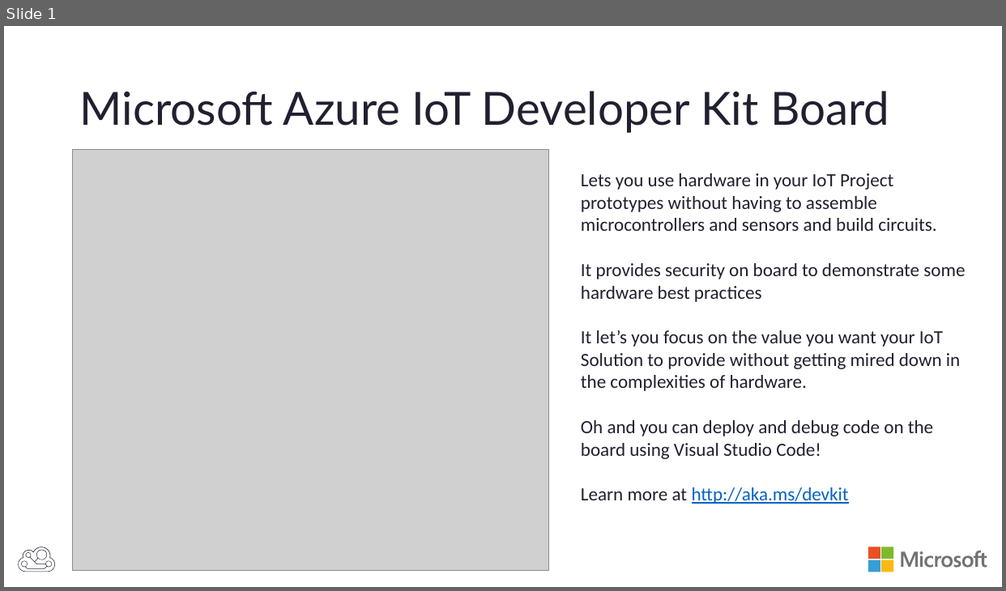
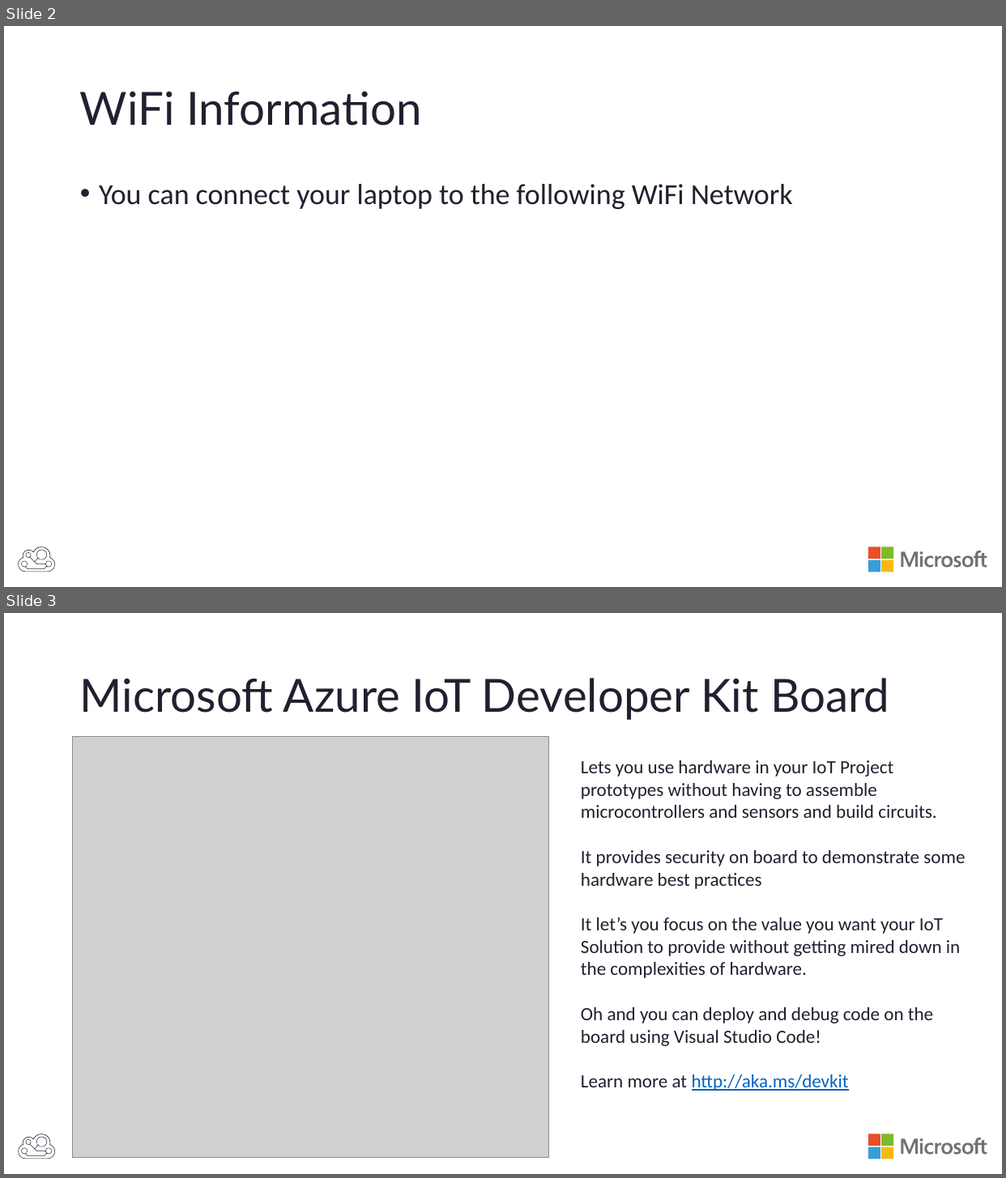
Before and after one commit to BretStateham/FlySimExpress, a slide deck: Slides/FlySimExpress.pptx. Shown one above the other, each under a label of ours: slide 1 before the commit, slides 2 and 3 after it. The pictures are 1006x591 and 1006x1178 pixels, drawn with LibreOffice and Linux fonts; fonts in the diff are those of the drawing; grey boxes stand for pictures. Boxes give left, top, right and bottom in pixels: in the first picture for what was removed or moved away, otherwise in the second. Text is boxed around its words. In the diff, an @@ line names an element or a change of style, - is before the commit and + after.

```diff
--- a/Slides/FlySimExpress.pptx
+++ b/Slides/FlySimExpress.pptx
@@ slide 2 added at box(4, 26, 1002, 587), background #FFFFFF; not listed: 6 template elements that a slide beside it also shows @@
@@ title added at box(80, 91, 421, 126), 44 pt, text #202030 @@
+WiFi Information
@@ text added at box(99, 184, 793, 209), 28 pt, text #202030 @@
+• You can connect your laptop to the following WiFi Network
@@ what was slide 1 is now slide 3 @@
```
Also in this commit, not shown: 2 slides changed, 2 other slides added, 1 slide removed, 5 other files.
